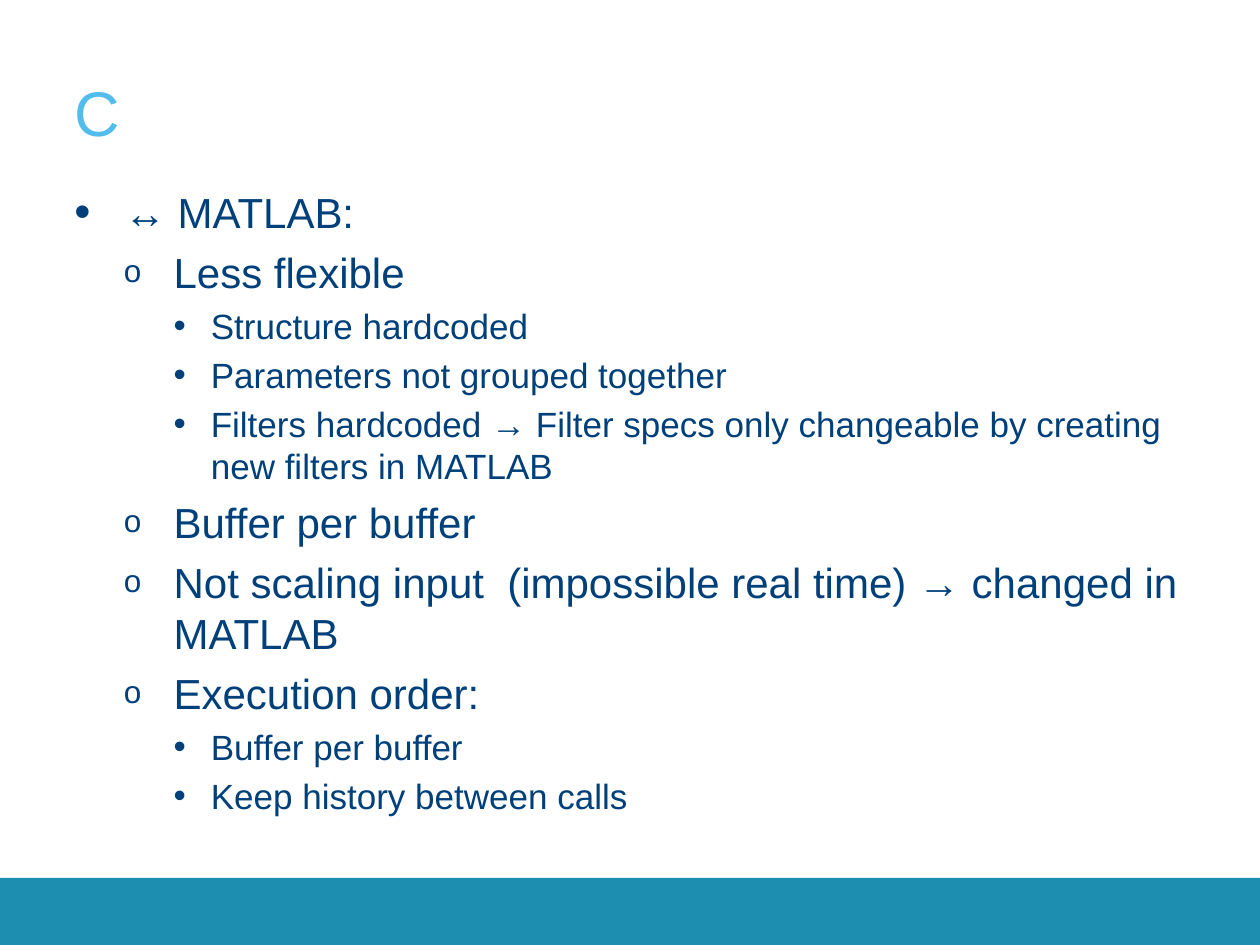
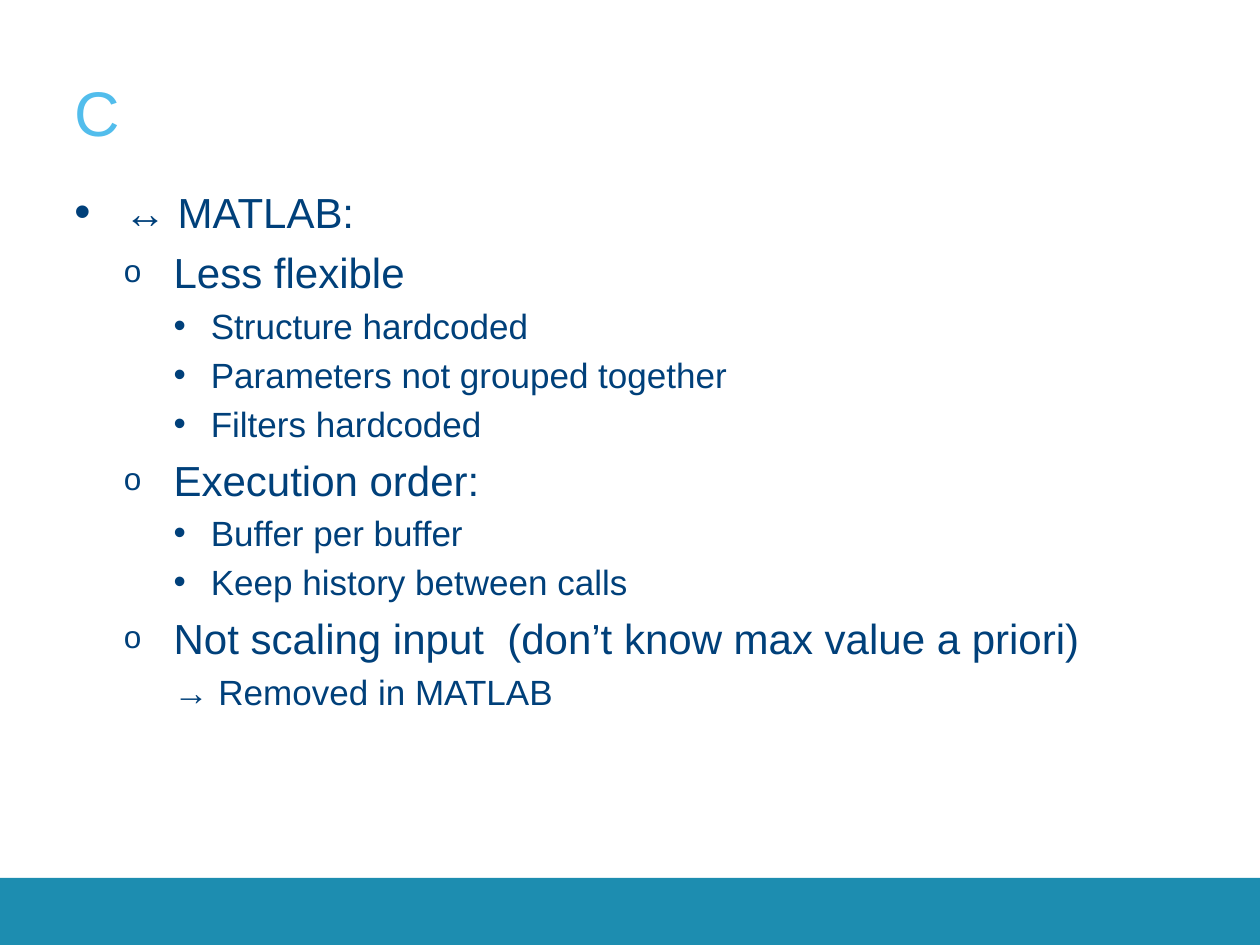
Before and after one commit to SepOwnage/P-O5, a slide deck: slide 7 of Presentatie/Presentation2.pptx. Drawn at 1260x945 pixels with LibreOffice and Linux fonts; fonts in the diff are those of the drawing; background and template pictures are left out. Boxes give left, top, right and bottom in pixels: in the first picture for what was removed or moved away, otherwise in the second. Text is boxed around its words. In the diff, an @@ line names an element or a change of style, - is before the commit and + after.

```diff
--- a/Presentatie/Presentation2.pptx
+++ b/Presentatie/Presentation2.pptx
@@ text at (211, 411, 482, 438): text changed @@
-    • Filters hardcoded → Filter specs only changeable by creating new filters in MATLAB
-  o Buffer per buffer
-  o Not scaling input (impossible real time) → changed in MATLAB
+    • Filters hardcoded
@@ text at (174, 623, 1079, 706): paragraphs added @@
+  o Not scaling input (don’t know max value a priori)
+    → Removed in MATLAB
```
Also in this commit, not shown: 13 other slides changed, 2 slides added, 1 slide removed, 1 other file.
